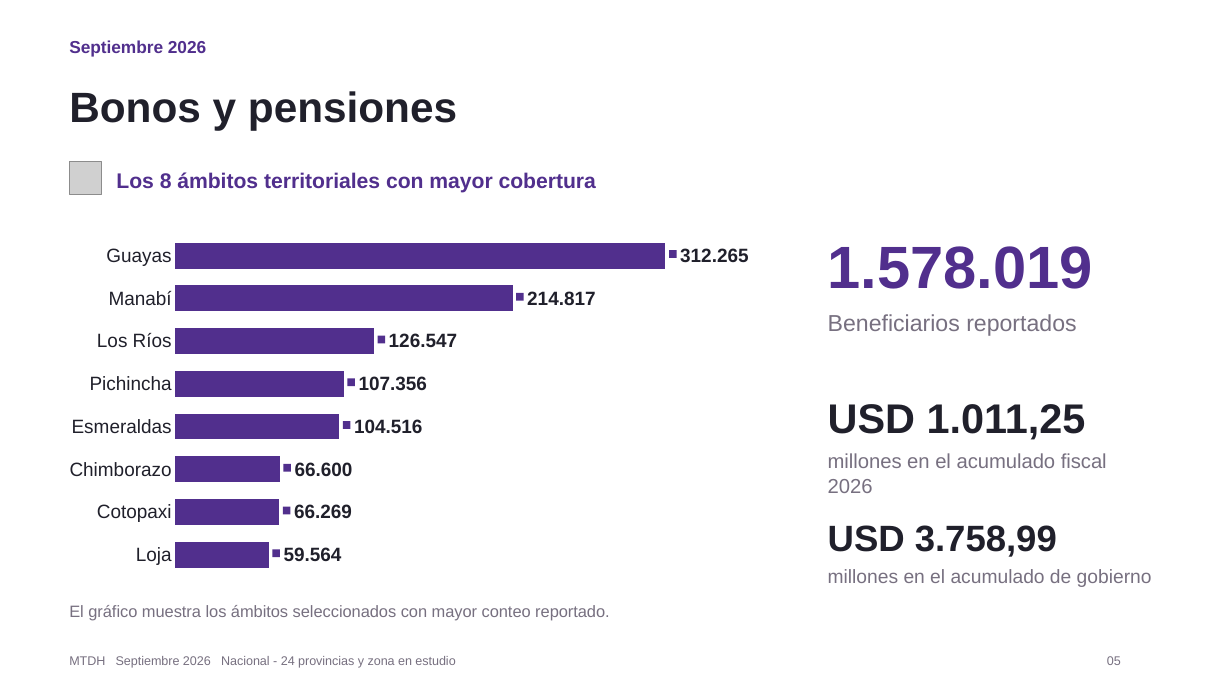
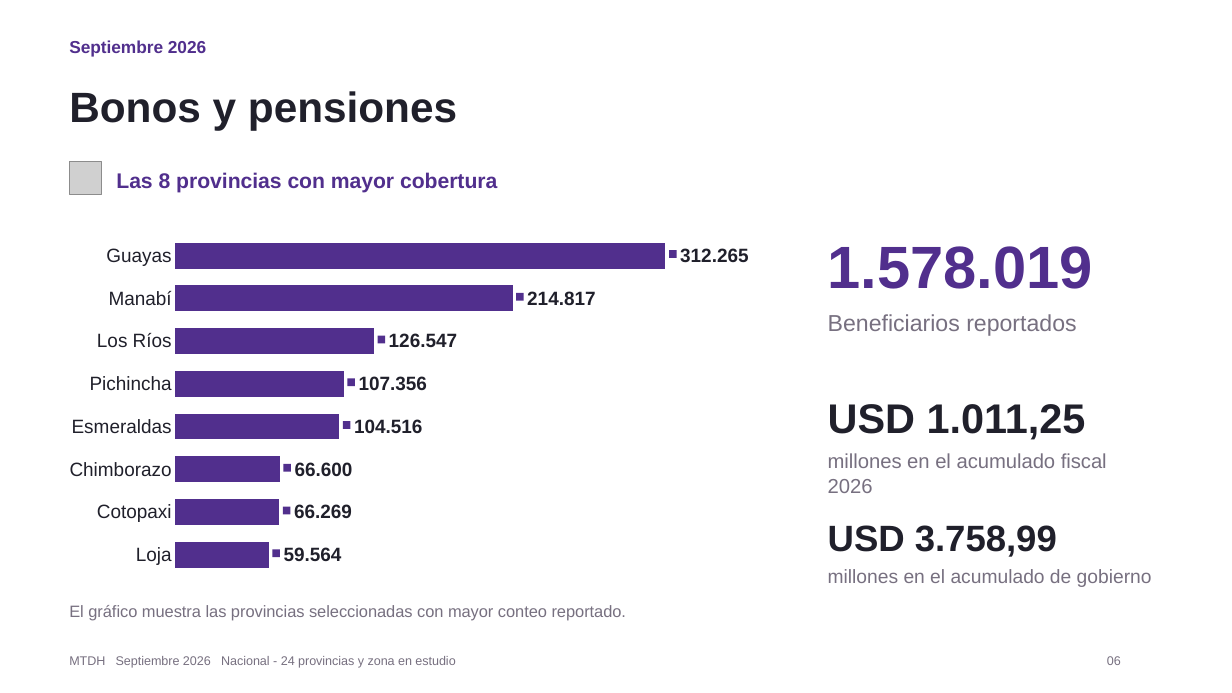
Before and after one commit to JuanAmbuludi/Sistema-Reporte-MTDH, a slide deck: slide 6 of examples/Presentacion_MTDH_2026_09.pptx (slide 5 before the commit). Drawn at 1232x693 pixels with LibreOffice and Linux fonts; fonts in the diff are those of the drawing; grey boxes stand for pictures. Boxes give left, top, right and bottom in pixels: in the first picture for what was removed or moved away, otherwise in the second. Text is boxed around its words. In the diff, an @@ line names an element or a change of style, - is before the commit and + after.

```diff
--- a/examples/Presentacion_MTDH_2026_09.pptx
+++ b/examples/Presentacion_MTDH_2026_09.pptx
@@ text at (x1=116, y1=172, x2=497, y2=193): text changed @@
-Los 8 ámbitos territoriales con mayor cobertura
+Las 8 provincias con mayor cobertura
@@ text at (x1=69, y1=605, x2=627, y2=621): text changed @@
-El gráfico muestra los ámbitos seleccionados con mayor conteo reportado.
+El gráfico muestra las provincias seleccionadas con mayor conteo reportado.
```
Also in this commit, not shown: 8 other slides changed, 1 slide added, 48 other files.
